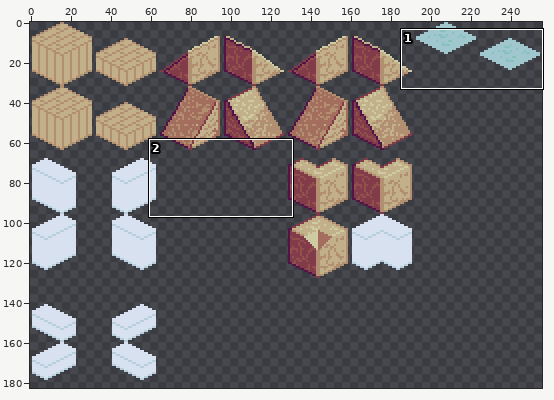
Sprite sheet, stored at Wooft/Assets/Sprites/Wooft_Isometric_Tiles_Base.png. Above, an overview of the earlier version with the close-up marked.
Close-up. Earlier state:
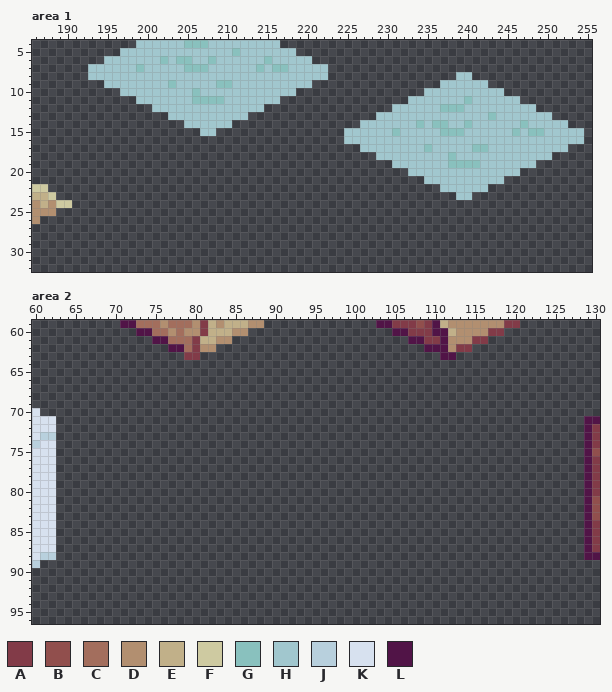
The file is 256x256 pixels. Shown: area 1: x 186..255, y 4..32; area 2: x 60..130, y 59..96. The wide view leaves out empty margins.
Palette (. is transparent): A #823b48  B #914f4d  C #a36e5d  D #b28f70  E #c1b089  F #cecaa1  G #89c1be  H #a1c7ce  J #b8d0dd  K #d7e1ef  L #511447
Pixels before, area 1, first column x 186:
 4 .............HHHHHHGGGHHHHHHHHH......................................
 5 ...........HHHHHHHHHHHHHHGHHHHHHH....................................
 6 .........HHHHHHHGHGGHHGHHHHHHGHHHHH..................................
 7 .......HHHHHHGHHHHHGGGHHHHHHGHGGHHHHH................................
 8 .......HHHHHHHHHHHHHHHHHHHHHHHHHHHHHH................HH..............
 9 .........HHHHHHHHGHHHHHGGHHHHHHHHHH................HHHHHH............
10 ...........HHHHHHHHHGHHHHHHHHHHHH................HHHHHHHHHH..........
11 .............HHHHHHHGGGGHHHHHHH................HHHHHHHGHHHHHH........
12 ...............HHHHHHHHHHHHHH................HHHHHHGGGHHHHHHHHH......
13 .................HHHHHHHHHH................HHHHHHHHHHHHHHGHHHHHHH....
14 ...................HHHHHH................HHHHHHHGHGGHHGHHHHHHGHHHHH..
15 .....................HH................HHHHHHGHHHHHGGGHHHHHHGHGGHHHHH
16 .......................................HHHHHHHHHHHHHHHHHHHHHHHHHHHHHH
17 .........................................HHHHHHHHGHHHHHGGHHHHHHHHHH..
18 ...........................................HHHHHHHHHGHHHHHHHHHHHH....
19 .............................................HHHHHHHGGGGHHHHHHH......
20 ...............................................HHHHHHHHHHHHHH........
21 .................................................HHHHHHHHHH..........
22 FF.................................................HHHHHH............
23 EEF..................................................HH..............
24 DEDFF................................................................
25 DDD..................................................................
26 D....................................................................
Pixels before, area 2 (only the part around the change), first column x 60:
59 ...........LLCCCDCCCDAEDEEEDD..............LLAAABALEDDDDDDDAA..........
60 .............LLCCDCDDAEEEDD..................LLAAALLEDDDDAA............
61 ...............LLCCCAEEDD......................LLAALDDDAA..............
62 .................LLCADD..........................LLLDAA................
63 ...................AA..............................LL..................
64 .......................................................................
65 .......................................................................
66 .......................................................................
67 .......................................................................
68 .......................................................................
69 .......................................................................
70 K......................................................................
71 KKK..................................................................LL
72 KKK..................................................................LA
73 KJJ..................................................................LA
74 JKK..................................................................LA
75 KKK..................................................................LB
76 KKK..................................................................LA
77 KKK..................................................................LA
78 KKK..................................................................LA
79 KKK..................................................................LA
80 KKK..................................................................LA
81 KKK..................................................................LB
82 KKK..................................................................LB
83 KKK..................................................................LB
84 KKK..................................................................LA
85 KKK..................................................................LA
86 KKK..................................................................LA
87 KKK..................................................................LA
88 KJJ..................................................................LL
89 J......................................................................
90 .......................................................................
91 .......................................................................
92 .......................................................................
93 .......................................................................
94 .......................................................................
After:
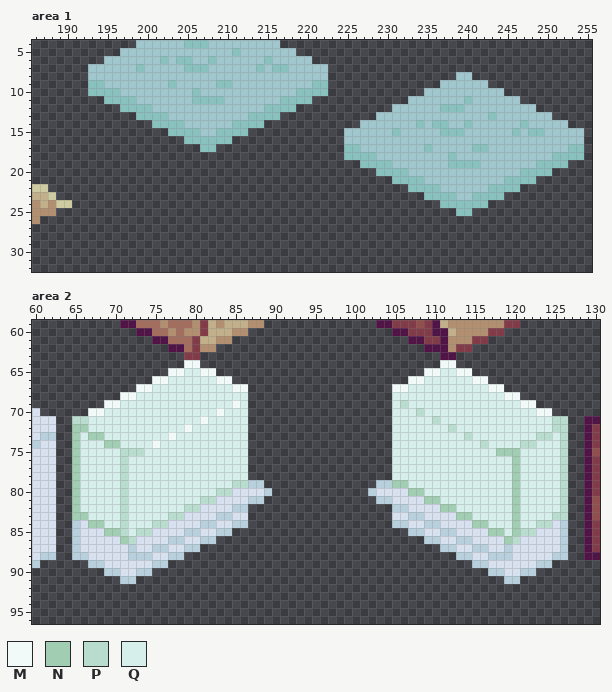
Colours new in this view: M #f2f9f9  N #a1ceb3  P #b8ddcf  Q #d7efeb
The edit:
Changed rows in their new state; - is an unchanged pixel.
Area 1:
first column x 193:
 9 GG--------------------------GG--------------------------------
10 GGGG----------------------GGGG--------------------------------
11 --GGGG------------------GGGG----------------------------------
12 ----GGGG--------------GGGG------------------------------------
13 ------GGGG----------GGGG--------------------------------------
14 --------GGGG------GGGG----------------------------------------
15 ----------GGGG--GGGG------------------------------------------
16 ------------GGGGGG--------------------------------------------
17 --------------GG----------------GG--------------------------GG
18 --------------------------------GGGG----------------------GGGG
19 ----------------------------------GGGG------------------GGGG--
20 ------------------------------------GGGG--------------GGGG----
21 --------------------------------------GGGG----------GGGG------
22 ----------------------------------------GGGG------GGGG--------
23 ------------------------------------------GGGG--GGGG----------
24 --------------------------------------------GGGGGG------------
25 ----------------------------------------------GG--------------
Area 2:
first column x 65:
64 --------------MM------------------------------MM--------------
65 ------------MMQQMM--------------------------MMQQMM------------
66 ----------MMQQQQQQMM----------------------MMQQQQQQMM----------
67 --------MMQQQQQQQQQQMM------------------MMQQQQQQQQQQMM--------
68 ------MMQQQQQQQQQQQQQQ------------------QQQQQQQQQQQQQQMM------
69 ----MMQQQQQQQQQQQQQQMQ------------------QPQQQQQQQQQQQQQQMM----
70 --MMQQQQQQQQQQQQQQMQQQ------------------QQQPQQQQQQQQQQQQQQMM--
71 PPQQQQQQQQQQQQQQMQQQQQ------------------QQQQQPQQQQQQQQQQQQQQPP
72 NNQQQQQQQQQQQQMQQQQQQQ------------------QQQQQQQPQQQQQQQQQQQQPP
73 NQNNQQQQQQQQMQQQQQQQQQ------------------QQQQQQQQQPQQQQQQQQPPQP
74 NQQQNNQQQQMQQQQQQQQQQQ------------------QQQQQQQQQQQPQQQQPPQQQP
75 NQQQQQPPPQQQQQQQQQQQQQ------------------QQQQQQQQQQQQQNNNQQQQQP
76 NQQQQQPQQQQQQQQQQQQQQQ------------------QQQQQQQQQQQQQQQNQQQQQP
77 NQQQQQPQQQQQQQQQQQQQQQ------------------QQQQQQQQQQQQQQQNQQQQQP
78 NQQQQQPQQQQQQQQQQQQQQQ------------------QQQQQQQQQQQQQQQNQQQQQP
79 NQQQQQPQQQQQQQQQQQQQPPJJ--------------JJNNQQQQQQQQQQQQQNQQQQQP
80 NQQQQQPQQQQQQQQQQQPPKKKKJ------------JKKKKNNQQQQQQQQQQQNQQQQQP
81 NQQQQQPQQQQQQQQQPPKKKKJJ--------------JJKKKKNNQQQQQQQQQNQQQQQP
82 NQQQQQPQQQQQQQPPKKKKJJ------------------JJKKKKNNQQQQQQQNQQQQQP
83 NNQQQQPQQQQQPPKKKKJJKK------------------KKJJKKKKNNQQQQQNQQQQPP
84 JKNNQQPQQQPPKKKKJJKKJJ------------------JJKKJJKKKKNNQQQNQQPPKJ
85 JKKKNNPQPPKKKKJJKKJJ----------------------JJKKJJKKKKNNQNPPKKKJ
86 JKKKKKNPKKKKJJKKJJ--------------------------JJKKJJKKKKNPKKKKKJ
87 JKKKKKKJKKJJKKJJ------------------------------JJKKJJKKJKKKKKKJ
88 JJKKKKKJJJKKJJ----------------------------------JJKKJJJKKKKKJJ
89 --JJKKKKKKJJ--------------------------------------JJKKKKKKJJ--
90 ----JJKKJJ------------------------------------------JJKKJJ----
91 ------JJ----------------------------------------------JJ------
